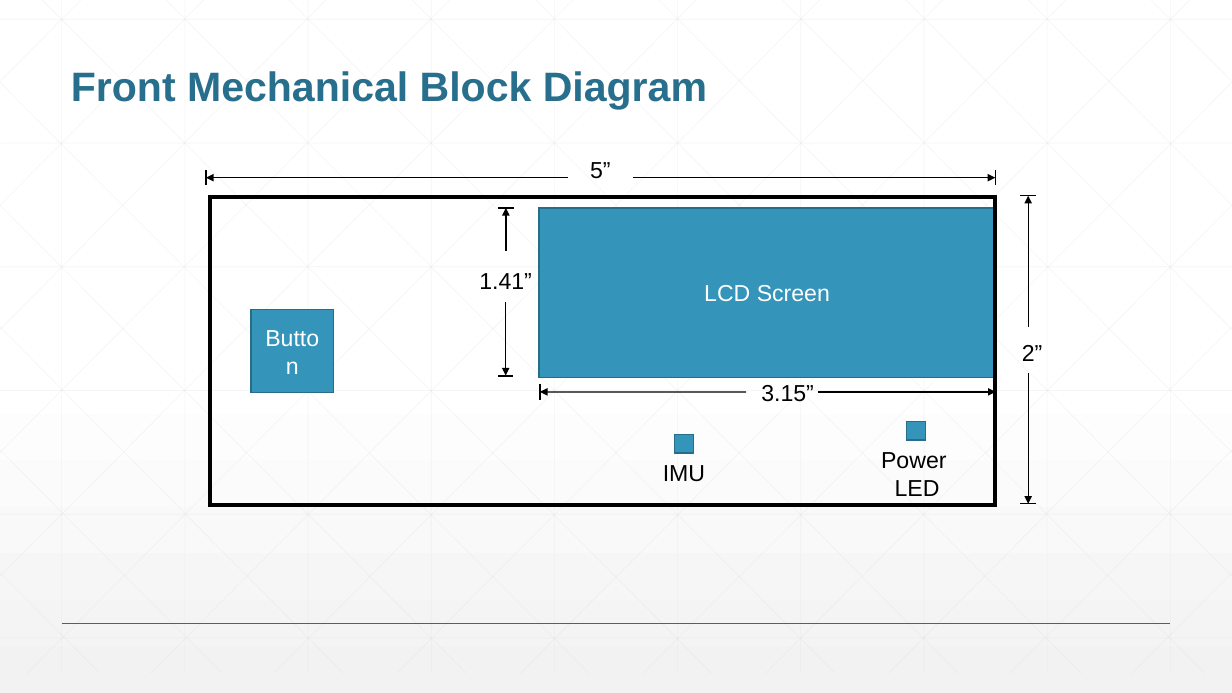
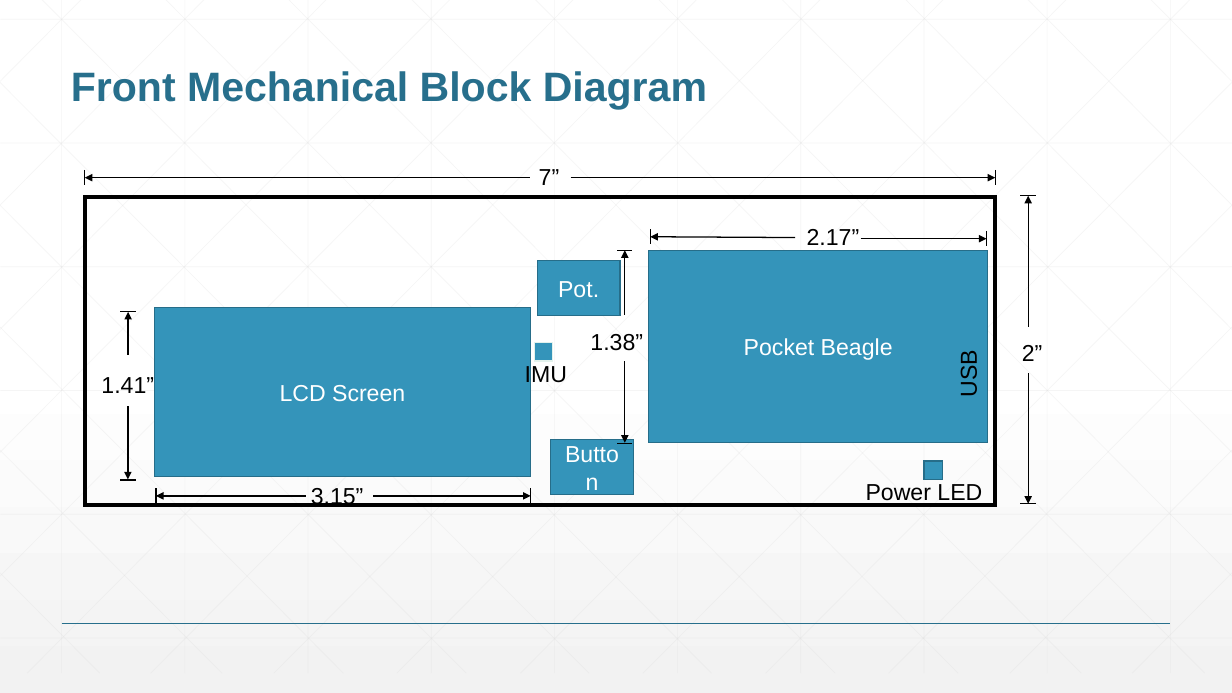
Before and after one commit to alt7rice/ENGI301, a slide deck: slide 4 of Project_02/docs/Torres_ENGI301_Project_02_proposal.pptx. Drawn at 1232x693 pixels with LibreOffice and Linux fonts; fonts in the diff are those of the drawing. Boxes give left, top, right and bottom in pixels: in the first picture for what was removed or moved away, otherwise in the second. Text is boxed around its words. In the diff, an @@ line names an element or a change of style, - is before the commit and + after.

```diff
--- a/Project_02/docs/Torres_ENGI301_Project_02_proposal.pptx
+++ b/Project_02/docs/Torres_ENGI301_Project_02_proposal.pptx
@@ line moved from (206, 170) - (206, 186) to (85, 170) - (85, 186) @@
@@ arrow moved from (206, 177) - (568, 177) to (85, 177) - (530, 177) @@
@@ text at bbox=[539, 169, 560, 185]: text changed @@
-5”
+7”
@@ arrow moved from (633, 177) - (995, 177) to (570, 177) - (995, 177) @@
@@ rectangle: place and size @@
-rectangle at bbox=[210, 197, 995, 505]
+rectangle at bbox=[85, 197, 995, 505]
@@ line added from (651, 229) to (651, 245), #000000 1 pt @@
@@ arrow added from (796, 238) to (651, 237), #000000 1 pt @@
@@ text added at bbox=[807, 229, 860, 251], 18 pt, text #000000 @@
+2.17”
@@ arrow added from (860, 238) to (987, 238), #000000 1 pt @@
@@ line added from (987, 231) to (987, 247), #000000 1 pt @@
@@ rectangle added at bbox=[537, 261, 621, 316], fill #3494BA, outline #266D8A 1 pt, 18 pt, text #FFFFFF @@
+Pot.
@@ line added from (617, 250) to (633, 250), #000000 1 pt @@
@@ arrow added from (625, 315) to (625, 250), #000000 1 pt @@
@@ rectangle added at bbox=[649, 250, 988, 443], fill #3494BA, outline #266D8A 1 pt, 18 pt, text #FFFFFF @@
+Pocket Beagle
@@ rectangle "LCD Screen": place and size @@
-rectangle "LCD Screen" at bbox=[539, 208, 995, 377]
+rectangle "LCD Screen" at bbox=[154, 308, 531, 477]
@@ text "IMU" rewrapped from bbox=[663, 465, 705, 482] to bbox=[525, 363, 567, 387] @@
@@ rectangle: place and size @@
-rectangle at bbox=[675, 434, 693, 453]
+rectangle at bbox=[534, 343, 553, 361]
@@ rectangle at bbox=[534, 343, 553, 361]: outline #266D8A 1 pt to #E3F2ED 1 pt @@
@@ text added at bbox=[590, 334, 643, 351], 18 pt, text #000000 @@
+1.38”
@@ text added at bbox=[956, 354, 982, 396], 18 pt, text #000000 @@
+USB
@@ arrow added from (625, 361) to (625, 443), #000000 1 pt @@
@@ 2 arrows, 2 lines, 1 text: place and size @@
-2 arrows, 2 lines, 1 text at bbox=[479, 208, 532, 376]
+2 arrows, 2 lines, 1 text at bbox=[101, 312, 154, 481]
@@ rectangle "Button": place and size @@
-rectangle "Button" at bbox=[250, 310, 334, 393]
+rectangle "Button" at bbox=[550, 439, 634, 494]
@@ line added from (617, 444) to (633, 444), #000000 1 pt @@
@@ text "3.15”": place and size @@
-text "3.15”" at bbox=[761, 385, 814, 402]
+text "3.15”" at bbox=[311, 488, 364, 507]
@@ rectangle: place and size @@
-rectangle at bbox=[907, 421, 925, 440]
+rectangle at bbox=[924, 461, 943, 480]
@@ line moved from (540, 384) - (540, 400) to (156, 488) - (156, 504) @@
@@ arrow moved from (540, 392) - (747, 392) to (156, 496) - (306, 496) @@
@@ arrow moved from (818, 392) - (996, 392) to (373, 496) - (531, 496) @@
@@ line moved from (994, 380) - (994, 396) to (531, 488) - (531, 505) @@
@@ text at bbox=[866, 484, 982, 505]: text changed @@
-Power
-LED
+Power LED
```
Also in this commit, not shown: 2 other slides changed.
